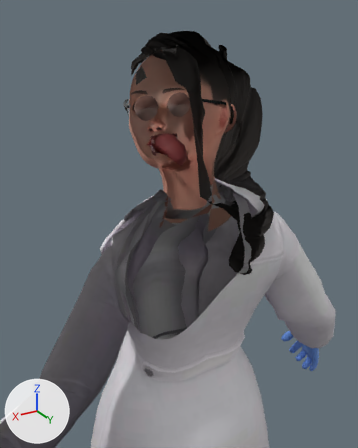
The glTF model public/glb/FemaleDoctor1.glb: old version first, new version second.
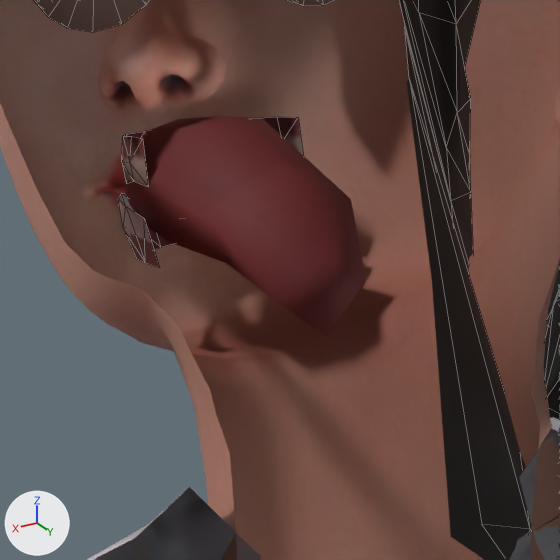
Each version is shown from a 50 mm camera at (0.425, 0.656, 1.783) aimed at (0.005, -0.044, 1.433), then close up on the part from 37% to 60% of the width and 26% to 45% of the height. The axes (+X, +Y, +Z) are drawn at lower left. The lights are the same throughout. The first two pictures are the older version. The close-ups show mesh edges as thin lines. Everything nearer to the camera than a plane just in front of the edit is cut away. Vertices at exactly the same position are counted once.

Script lines for the objects in view, before the commit:
```python
me_eyeleft = bpy.data.meshes.new('EyeLeft')
me_eyeleft.from_pydata(...)  # 105 vertices, 206 faces; spans x 0.0112..0.0542, y -0.1259..-0.1045, z 1.6096..1.6525
me_eyeleft.materials.append(mat_wolf3d_eye)  # picture img_basecolor
me_wolf3d_outfit_top = bpy.data.meshes.new('Wolf3D_Outfit_Top')
me_wolf3d_outfit_top.from_pydata(...)  # 2722 vertices, 5328 faces; spans x -0.465..0.465, y -0.181..0.108, z 0.671..1.529
me_wolf3d_outfit_top.materials.append(mat_wolf3d_outfit_top)
me_wolf3d_teeth = bpy.data.meshes.new('Wolf3D_Teeth')
me_wolf3d_teeth.from_pydata(...)  # 77 vertices, 100 faces; spans x -0.0271..0.0271, y -0.1304..-0.0655, z 1.5461..1.5819
me_wolf3d_teeth.materials.append(mat_wolf3d_teeth)  # picture img_wolf3d_teeth
ob_eyeleft = bpy.data.objects.new('EyeLeft', me_eyeleft)
ob_eyeleft.location = (0.0, 0.0, 0.0)
ob_wolf3d_outfit_top = bpy.data.objects.new('Wolf3D_Outfit_Top', me_wolf3d_outfit_top)
ob_wolf3d_outfit_top.location = (0.0, 0.0, 0.0)
ob_wolf3d_teeth = bpy.data.objects.new('Wolf3D_Teeth', me_wolf3d_teeth)
ob_wolf3d_teeth.location = (0.0, 0.0, 0.0)
# also in view: 'Wolf3D_Hair' at (-0.007, -0.009, 1.576); 'Wolf3D_Head' at (0.0, -0.048, 1.588)
```
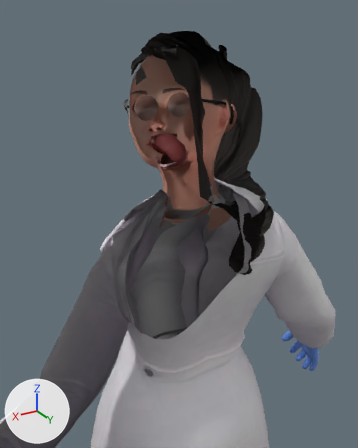
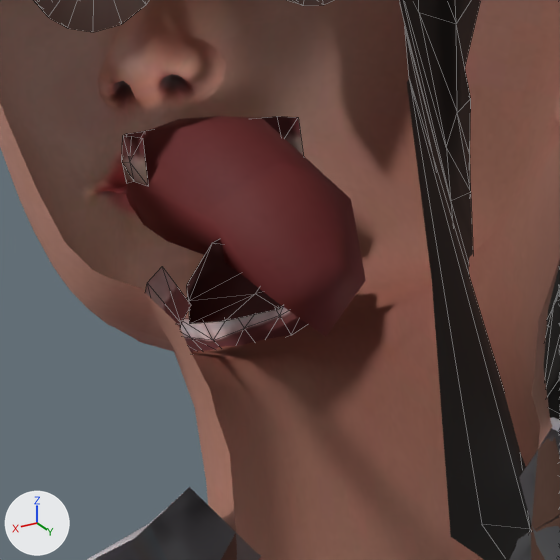
The newer file adds a shape key; the second version is drawn at full value of the shape key 'jawOpen' of 'Wolf3D_Teeth', and the change is written as the vertex moves it makes.

Edits to the scene script, one JSON object a line:
```json
{"block": "me_wolf3d_teeth", "where": "# used by ob_wolf3d_teeth; location = (0.0, 0.0, 0.0)"}
{"op": "remove", "block": "me_wolf3d_teeth", "code": "me_wolf3d_teeth.from_pydata(...)  # 77 vertices, 100 faces; spans x -0.0271..0.0271, y -0.1304..-0.0655, z 1.5461..1.5819"}
{"op": "add", "block": "me_wolf3d_teeth", "code": "me_wolf3d_teeth.from_pydata(...)  # 77 vertices, 100 faces; spans x -0.0271..0.0271, y -0.1304..-0.0651, z 1.5201..1.582"}
{"block": "me_wolf3d_teeth", "change": "me_wolf3d_teeth part 1: 46 of 77 vertices moved; they spanned x -0.0271..0.0271, y -0.1281..-0.0655, z 1.5461..1.5711 and now span x -0.0271..0.0271, y -0.11..-0.0651, z 1.5201..1.57; mean shift (0.0, 0.0156, -0.0203); largest move (0.0, -0.1265, 1.5537) -> (0.0, -0.1045, 1.5226)"}
```

Location of each change, (x1, y1, x2, y2) in pixels of the close-ups (560 x 560 px; the box of a moved part takes in the faces that stretch with it):
```json
{"object": "Wolf3D_Teeth", "change": "reshaped", "before": [118, 117, 303, 268], "after": [122, 116, 308, 352], "on screen": "56% taller"}
{"part": 1, "of": "me_wolf3d_teeth", "change": "moved or reshaped", "before": [118, 194, 173, 268], "after": [146, 238, 308, 352]}
```
